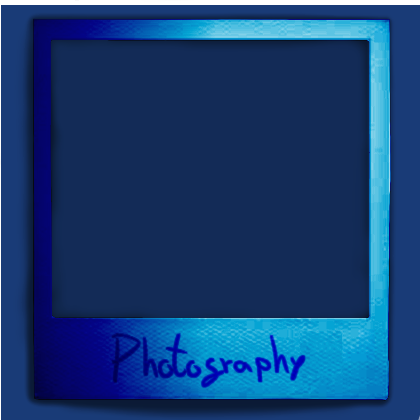
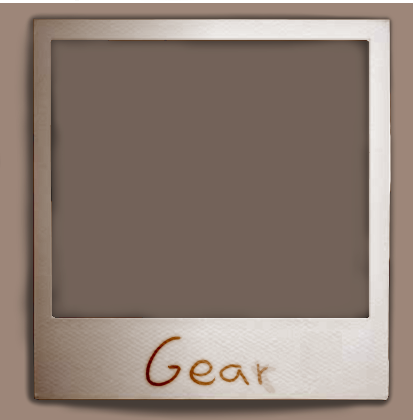
Layered file, before and after one edit (420x420). Changes by layer:
added group "Photography copy" with 4 layers above "Goofs copy #1" over box(0, 3, 413, 420)
added layer "Layer #13" (color burn) in group "Photography copy" over box(145, 335, 277, 395)
added layer "Layer #14" (color burn) in group "Photography copy" over box(140, 330, 282, 399)
added layer "Layer #12" (color burn, 98%) in group "Photography copy" over box(0, 3, 413, 420)
hid group "Photography" (2 layers) over box(1, 5, 420, 420)
